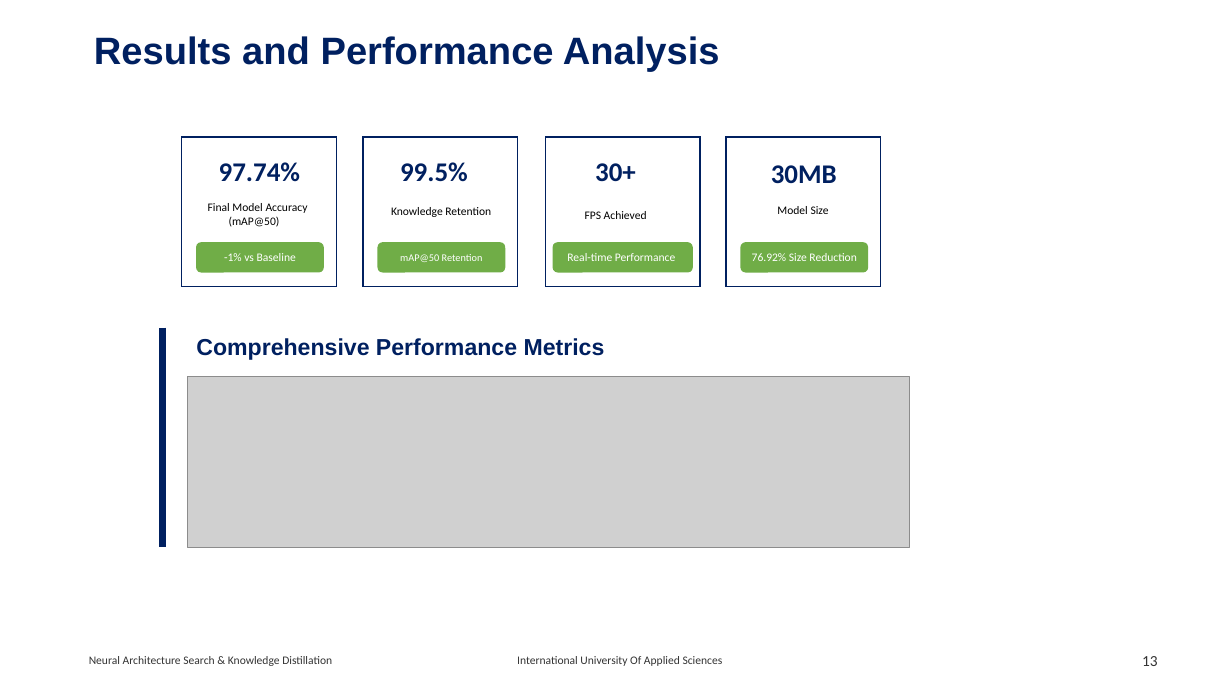
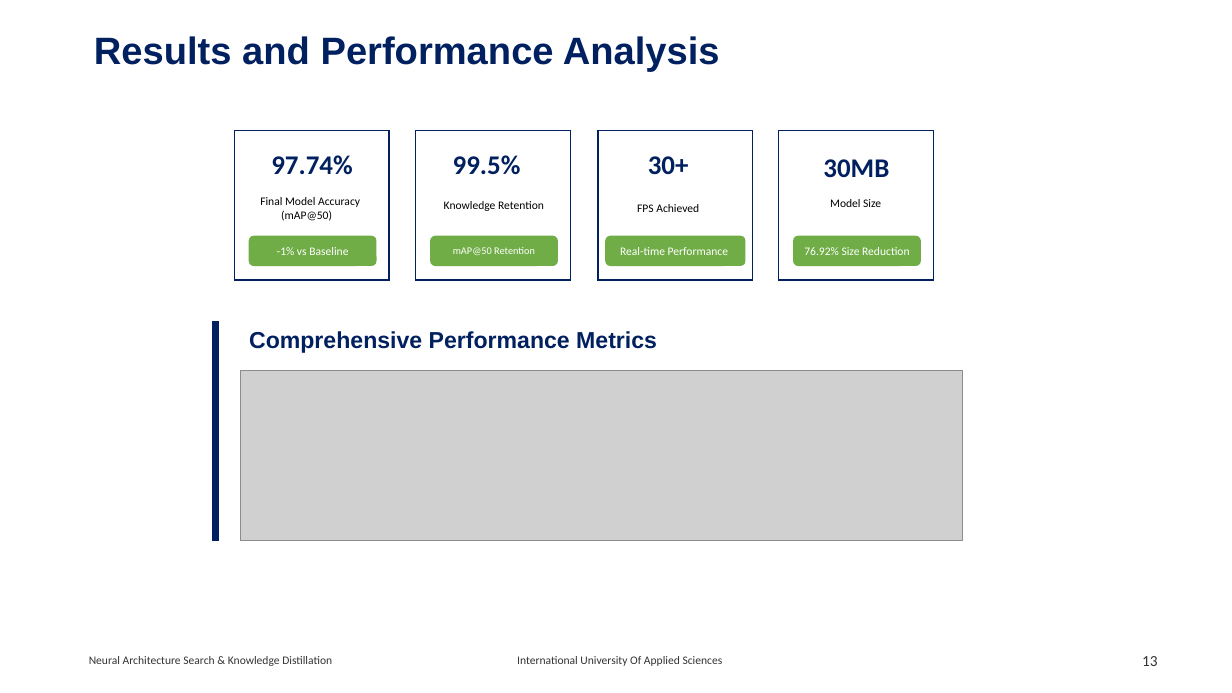
Before and after one commit to RajeshRamadas/yolov8-model-optimization, a slide deck: slide 13 of 01-Project-management/presentation/KnowledgeDistillation.pptx. Drawn at 1232x693 pixels with LibreOffice and Linux fonts; fonts in the diff are those of the drawing; grey boxes stand for pictures. Boxes give left, top, right and bottom in pixels: in the first picture for what was removed or moved away, otherwise in the second. Text is boxed around its words. In the diff, an @@ line names an element or a change of style, - is before the commit and + after.

```diff
--- a/01-Project-management/presentation/KnowledgeDistillation.pptx
+++ b/01-Project-management/presentation/KnowledgeDistillation.pptx
@@ 4 rectangles, 3 rounded rectangles, 3 texts: place and size @@
-4 rectangles, 3 rounded rectangles, 3 texts at (182, 137, 881, 287)
+4 rectangles, 3 rounded rectangles, 3 texts at (235, 130, 933, 280)
@@ 6 texts, 1 picture, 1 rounded rectangle, 1 line: place and size @@
-6 texts, 1 picture, 1 rounded rectangle, 1 line at (163, 162, 909, 547)
+6 texts, 1 picture, 1 rounded rectangle, 1 line at (215, 155, 962, 541)
```
Also in this commit, not shown: 2 other slides changed.
